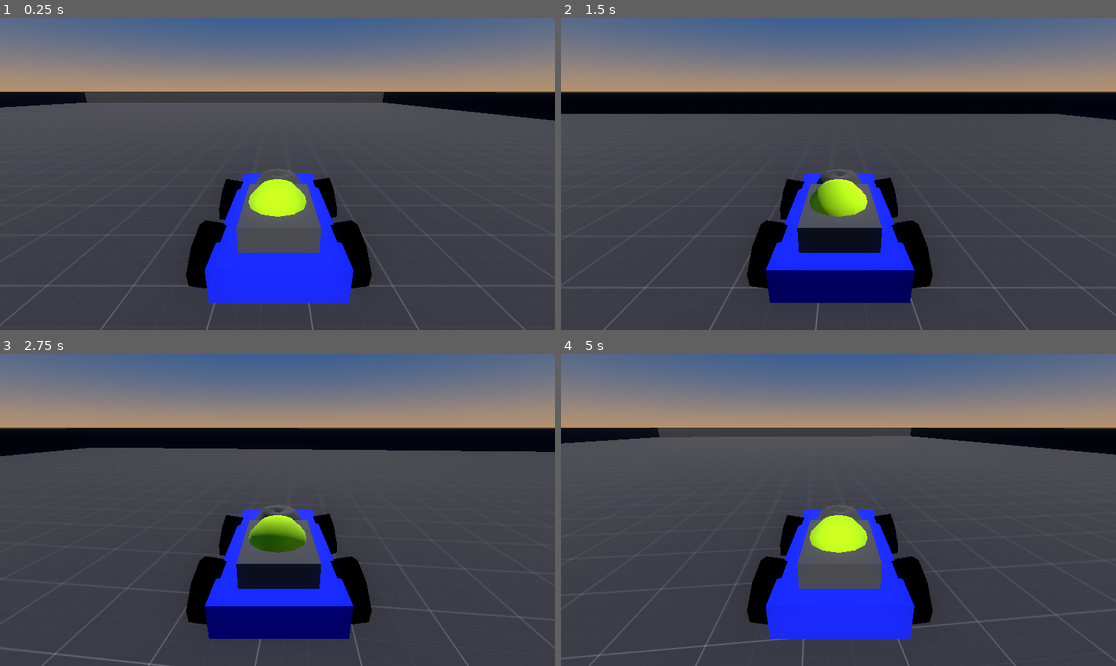
Above: before the commit, frames 1-4 (two rows, left to right).
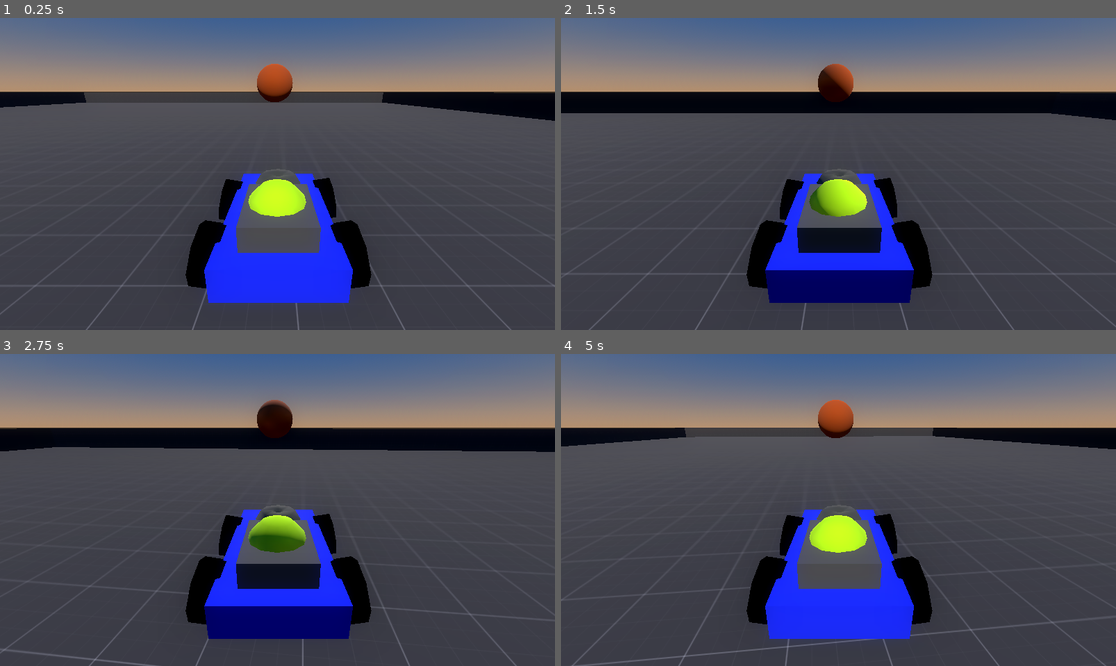
Above: after the commit, the same moments.

Repository: NoxLoveYa/Fire-Racer
Game: Godot game, scene res://Main.tscn
Same seed, same stepped clock (60 frames per second), same inputs: the game is played once before the commit and once after it.
Inputs:
- Up to frame 1 (0.25 s): no input
- Up to frame 2 (1.5 s): tap Enter at 0.5 s; hold D (Turn Right) 0.53-1.28 s; hold S (Brake) from 1.28 s (still down)
- Up to frame 3 (2.75 s): release S (Brake) at 2.03 s; hold D (Turn Right) from 2.03 s (still down)
- Up to frame 4 (5 s): release D (Turn Right) at 2.78 s; hold W (Accelerate) 2.78-3.53 s; hold A (Turn Left) from 3.53 s (still down)

The runs differ from the first frame. In frame 1, 1.2% of the frame differs, in the area x 0-100%, y 14-100%; in frame 2, 2.0%; in frame 3, 1.6%; in frame 4, 2.7%.

Commit message:
[UPDATED] car physic | [ADDED] Fire ball and a bit of the gamemode

Diff:
--- /dev/null
+++ b/Fire.tscn
@@ -0,0 +1,12 @@
+[gd_scene load_steps=2 format=3 uid="uid://dn41owjrviabe"]
+
+[sub_resource type="StandardMaterial3D" id="StandardMaterial3D_oyoxn"]
+albedo_color = Color(0.666667, 0.258824, 0.0117647, 1)
+
+[node name="SceneRoot" type="Node3D"]
+
+[node name="CSGSphere3D" type="CSGSphere3D" parent="."]
+radius = 0.1
+radial_segments = 35
+rings = 35
+material = SubResource("StandardMaterial3D_oyoxn")
--- /dev/null
+++ b/FireMode.gd
@@ -0,0 +1,27 @@
+extends Node3D
+
+## Time before round starts
+@export var freeze_delay: float = 10.0
+## Round duration in mins
+@export var game_time: float = 2.5
+## Immunity time (player doesn't gain points)
+@export var immunity_time: float = 4.5
+
+## The player that holds the flame
+var fire_player: Node3D = null
+
+var fire = null
+
+# Called when the node enters the scene tree for the first time.
+func _ready():
+	fire = $Fire
+	fire_player = $Player1
+	pass # Replace with function body.
+
+# Called every frame. 'delta' is the elapsed time since the previous frame.
+func _process(_delta):
+	if fire_player == null:
+		fire.position = Vector3(0, -100, 0)
+	else:
+		fire.position = fire_player.position + get_node(fire_player.name + "/Player").position + Vector3(0, 1, 0)
+	pass
--- a/Main.tscn
+++ b/Main.tscn
@@ -1,7 +1,9 @@
-[gd_scene load_steps=6 format=3 uid="uid://b7u5qvhse8n3c"]
+[gd_scene load_steps=8 format=3 uid="uid://b7u5qvhse8n3c"]
 
 [ext_resource type="PackedScene" uid="uid://nppokluwj2ab" path="res://Map.tscn" id="1_rbais"]
+[ext_resource type="Script" path="res://FireMode.gd" id="1_v47ww"]
 [ext_resource type="PackedScene" uid="uid://u5j56ayx4nfm" path="res://Player.tscn" id="2_mx080"]
+[ext_resource type="PackedScene" uid="uid://dn41owjrviabe" path="res://Fire.tscn" id="3_xi78q"]
 
 [sub_resource type="ProceduralSkyMaterial" id="ProceduralSkyMaterial_fc1av"]
 sky_top_color = Color(0, 0.229167, 0.55, 1)
@@ -23,6 +25,7 @@
 adjustment_saturation = 8.0
 
 [node name="SceneRoot" type="Node3D"]
+script = ExtResource("1_v47ww")
 
 [node name="Map" parent="." instance=ExtResource("1_rbais")]
 transform = Transform3D(2, 0, 0, 0, 2, 0, 0, 0, 2, 0, 0, 0)
@@ -34,5 +37,8 @@
 transform = Transform3D(1, 0, 0, 0, -0.676156, 0.736758, 0, -0.736758, -0.676156, 0, 6.71121, -11.7377)
 light_color = Color(1, 0.9825, 0.97, 1)
 
-[node name="Player" parent="." instance=ExtResource("2_mx080")]
+[node name="Player1" parent="." instance=ExtResource("2_mx080")]
 transform = Transform3D(1, 0, 0, 0, 1, 0, 0, 0, 1, 1.61447, 0.285142, -6.15933)
+
+[node name="Fire" parent="." instance=ExtResource("3_xi78q")]
+transform = Transform3D(1, 0, 0, 0, 1, 0, 0, 0, 1, 1.61447, 1.21561, -6.32009)
--- a/Player.gd
+++ b/Player.gd
@@ -2,11 +2,11 @@
 
 @export var gravity = -20.0
 @export var engine_power = 10.0
-@export var braking = -1.5
+@export var braking = -17.5
+@export var reverse_power = -6.5
 @export var friction = -10.0
 @export var drag = -20.0
 @export var steering_limit = 2.0
-@export var max_speed_reverse = 7.0
 
 # Car state properties
 var acceleration = Vector3.ZERO  # current acceleration
@@ -33,7 +33,10 @@
 	if Input.is_action_pressed("Accelerate"):
 		acceleration += transform.basis.z * engine_power
 	if Input.is_action_pressed("Brake"):
-		acceleration += transform.basis.z * braking
+		if velocity.dot(transform.basis.z) > 0.0:
+			acceleration += transform.basis.z * braking
+		else:
+			acceleration += transform.basis.z * reverse_power
 
 func steer_car():
 	transform.basis = transform.basis.rotated(steer_axis, steer_angle)
@@ -43,6 +46,7 @@
 		get_input()
 		steer_car()
 		apply_friction(delta)
-	velocity.y += gravity * delta
+	else:
+		velocity.y += gravity * delta
 	velocity += acceleration * delta
 	move_and_slide()
--- a/Player.tscn
+++ b/Player.tscn
@@ -8,15 +8,16 @@
 
 [node name="SceneRoot" type="Node3D"]
 
-[node name="CharacterBody3D" type="CharacterBody3D" parent="."]
+[node name="Player" type="CharacterBody3D" parent="."]
 script = ExtResource("1_joyq2")
 
-[node name="Kart" parent="CharacterBody3D" instance=ExtResource("1_ulc6r")]
+[node name="Kart" parent="Player" instance=ExtResource("1_ulc6r")]
+transform = Transform3D(1, 0, 0, 0, 1, 0, 0, 0, 1, -0.065, 0, 0)
 
-[node name="Camera3D" type="Camera3D" parent="CharacterBody3D"]
-transform = Transform3D(-1, 3.19744e-14, -8.74228e-08, -2.9398e-08, 0.941764, 0.336274, 8.23317e-08, 0.336274, -0.941764, 0.05199, 0.959071, -1.38217)
+[node name="Camera3D" type="Camera3D" parent="Player"]
+transform = Transform3D(-1, 3.19744e-14, -8.74228e-08, -2.9398e-08, 0.941764, 0.336274, 8.23317e-08, 0.336274, -0.941764, -0.015, 0.959, -1.382)
 fov = 68.0
 
-[node name="CollisionShape3D" type="CollisionShape3D" parent="CharacterBody3D"]
+[node name="CollisionShape3D" type="CollisionShape3D" parent="Player"]
 transform = Transform3D(1, 0, 0, 0, 1, 0, 0, 0, 1, 0.0441284, 0.202976, 0.0767886)
 shape = SubResource("BoxShape3D_eq4ky")
--- a/kart.tscn
+++ b/kart.tscn
@@ -21,6 +21,7 @@
 metallic_specular = 1.0
 
 [node name="SceneRoot" type="Node3D"]
+transform = Transform3D(1, 0, 0, 0, 1, 0, 0, 0, 1, -0.075, 0, 0)
 
 [node name="Kart" type="CSGCombiner3D" parent="."]
 
